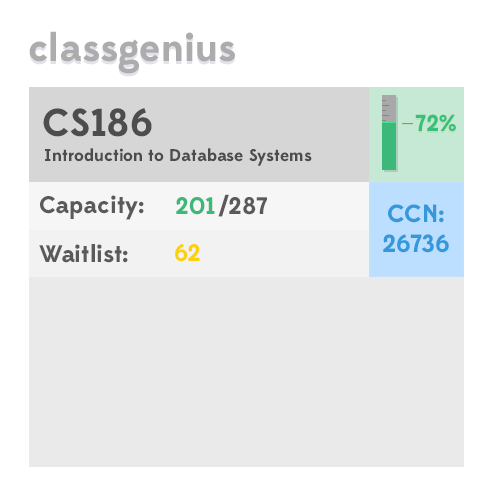
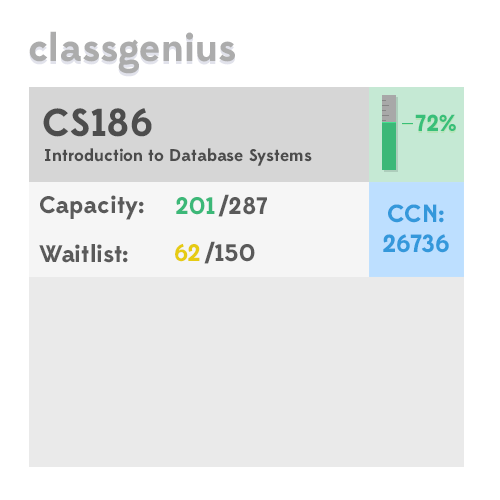
Layer changes from the first 500 x 500 image to the second:
painted on "62" over [175, 243, 200, 262]
added layer "/150" in group "waitlist" over [204, 241, 255, 264]
painted on "row light bg" over [29, 230, 369, 277]
